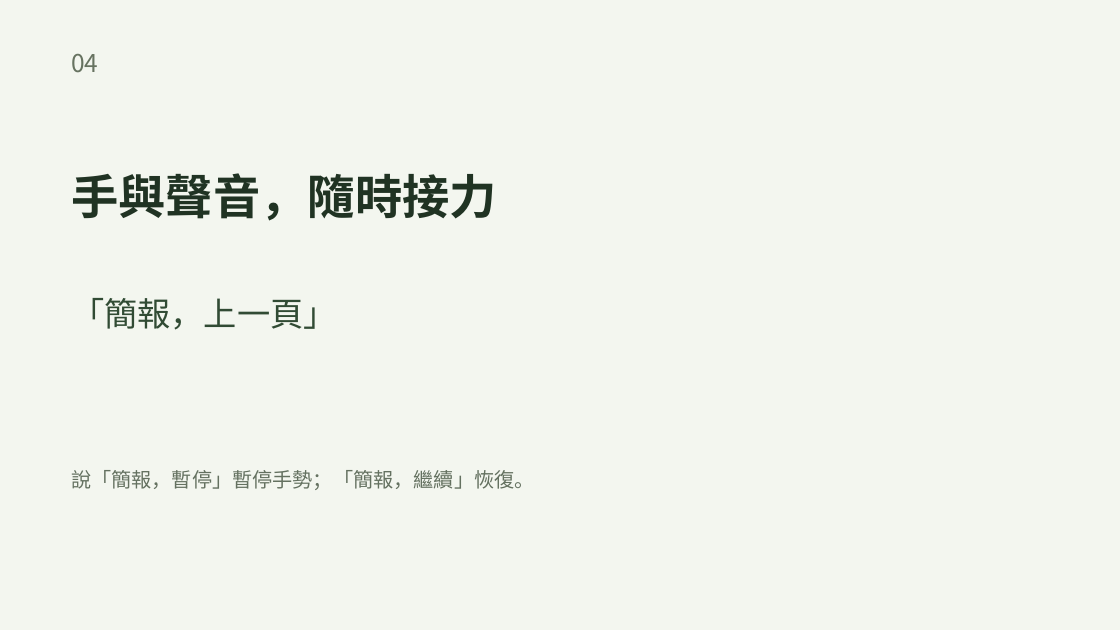
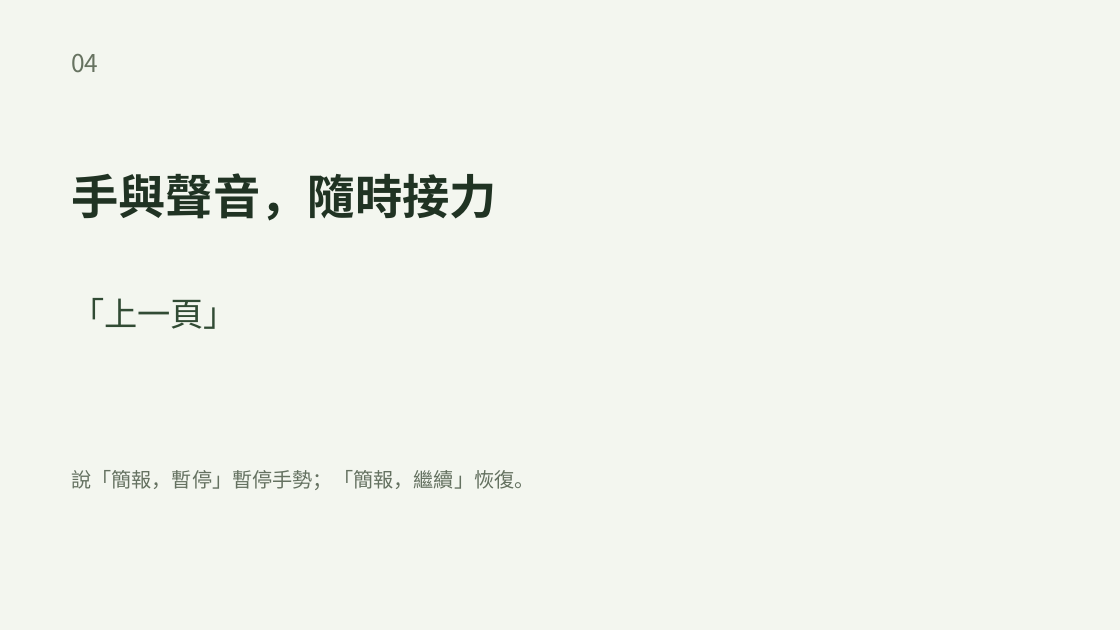
Before and after one commit to Davidsuwj/slidesense, a slide deck: slide 4 of public/demo/SlideSense-demo.pptx. Drawn at 1120x630 pixels with LibreOffice and Linux fonts; fonts in the diff are those of the drawing. Boxes give left, top, right and bottom in pixels: in the first picture for what was removed or moved away, otherwise in the second. Text is boxed around its words. In the diff, an @@ line names an element or a change of style, - is before the commit and + after.

```diff
--- a/public/demo/SlideSense-demo.pptx
+++ b/public/demo/SlideSense-demo.pptx
@@ text at [71,298,237,329]: text changed @@
-「簡報，上一頁」
+「上一頁」
```
Also in this commit, not shown: 1 other slide changed.
